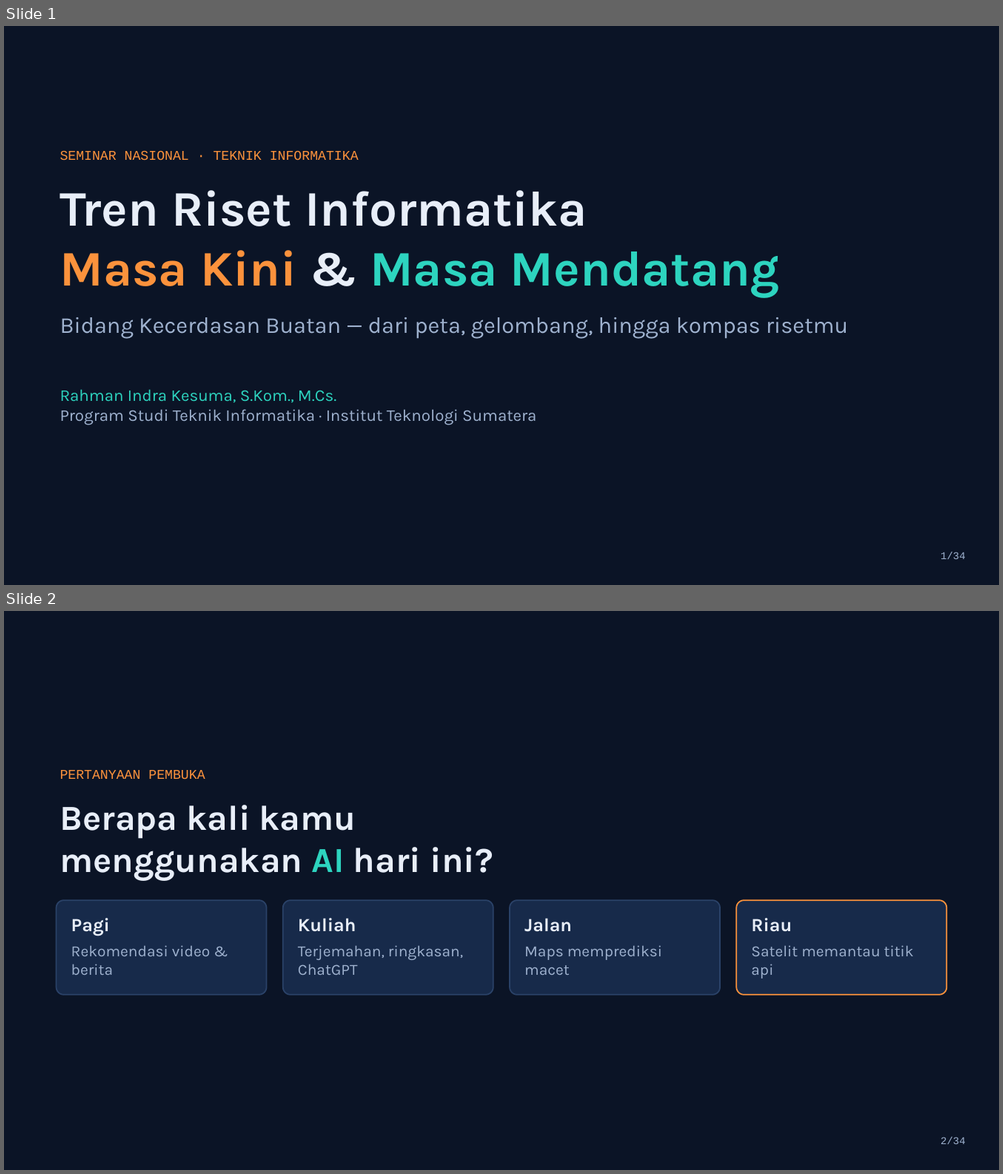
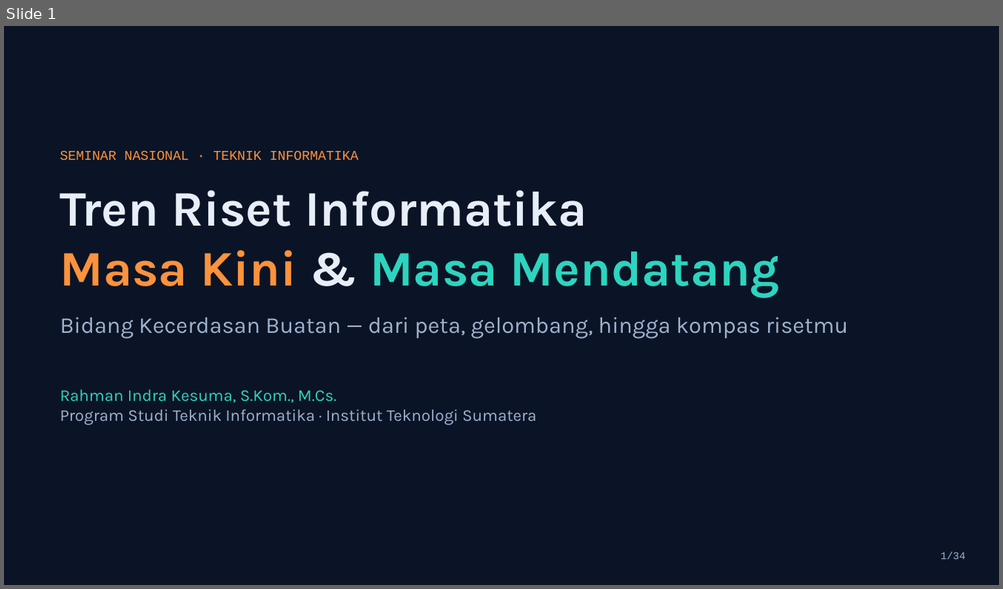
Before and after one commit to rehgend/Seminar-Tren-Riset-AI-UMRI, a slide deck: pptx/Seminar-Tren-Riset-AI.pptx. Shown one above the other, each under a label of ours: slides 1 and 2 before the commit, slide 1 after it. The pictures are 1003x1174 and 1003x589 pixels, drawn with LibreOffice and Linux fonts; fonts in the diff are those of the drawing. Boxes give left, top, right and bottom in pixels: in the first picture for what was removed or moved away, otherwise in the second. Text is boxed around its words. In the diff, an @@ line names an element or a change of style, - is before the commit and + after.

```diff
--- a/pptx/Seminar-Tren-Riset-AI.pptx
+++ b/pptx/Seminar-Tren-Riset-AI.pptx
@@ slide 2 removed at box(4, 611, 999, 1170), background #0B1426 @@
@@ text removed at box(60, 770, 205, 779) @@
-PERTANYAAN PEMBUKA
@@ text removed at box(60, 805, 493, 881) @@
-Berapa kali kamu
-menggunakan AI hari ini?
@@ rounded rectangle removed at box(57, 900, 267, 995) @@
@@ text removed at box(71, 918, 110, 936) @@
-Pagi
@@ rounded rectangle removed at box(283, 900, 493, 995) @@
@@ text removed at box(298, 918, 356, 932) @@
-Kuliah
@@ rounded rectangle removed at box(510, 900, 720, 995) @@
@@ text removed at box(524, 918, 572, 932) @@
-Jalan
@@ rounded rectangle removed at box(736, 900, 946, 995) @@
@@ text removed at box(751, 918, 791, 932) @@
-Riau
@@ text removed at box(71, 945, 210, 975) @@
-Rekomendasi video & berita
@@ text removed at box(298, 945, 463, 975) @@
-Terjemahan, ringkasan, ChatGPT
@@ text removed at box(524, 945, 662, 975) @@
-Maps memprediksi macet
@@ text removed at box(751, 945, 913, 979) @@
-Satelit memantau titik api
@@ text removed at box(940, 1137, 965, 1145) @@
-2/34
```
Also in this commit, not shown: 1 slide added, 2 other files.
